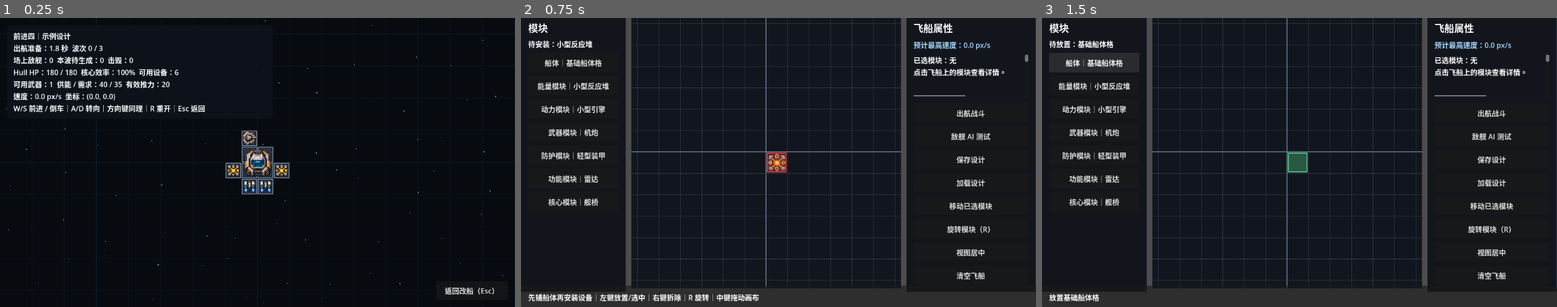
Above: before the commit, frames 1-3 (left to right).
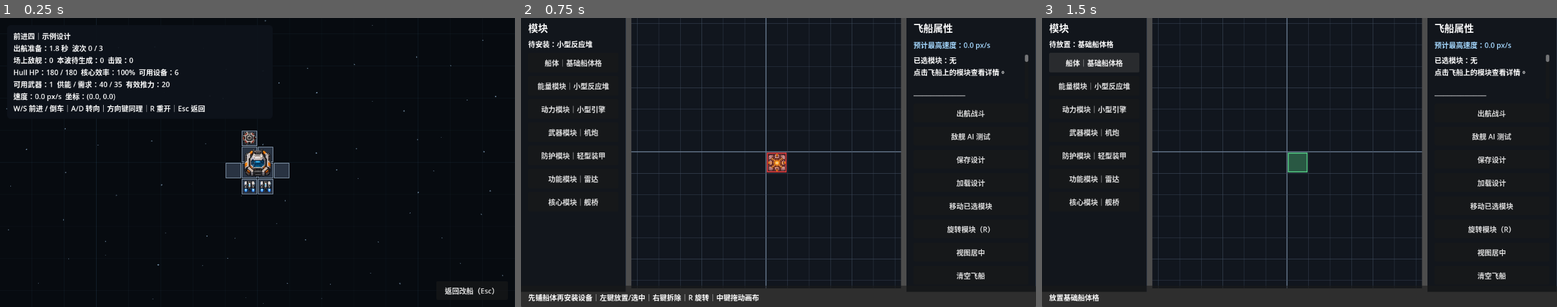
Above: after the commit, the same moments.

Repository: lqc19891229/AdvanceFour
Game: Godot game, scene res://game/combat/battle.tscn
Two runs of this game, one before a commit and one after it. Both use one fixed random seed, a clock stepped at 60 frames per second and the inputs below. This scene is started directly instead of the project's main scene.
Inputs:
- Up to frame 1 (0.25 s): no input
- Up to frame 2 (0.75 s): click "返回改船（Esc）" at 0.5 s
- Up to frame 3 (1.5 s): click "船体｜基础船体格" at 1.25 s

The runs differ from the first frame. In frame 1, 0.2% of the frame differs, in the area x 44-56%, y 39-56%; in frame 2, nothing differs; in frame 3, nothing differs.

Commit message:
Hide internal equipment behind battle appearance

Diff:
--- a/game/ship/runtime/ship_module_runtime.gd
+++ b/game/ship/runtime/ship_module_runtime.gd
@@ -12,11 +12,14 @@
 ) -> void:
 	module_instance = module
 	position = local_position
+	z_index = EquipmentAppearancePolicy.get_layer(module.definition)
 	_build_visual(pixel_size)
 	set_efficiency(1.0)
 
 func _build_visual(pixel_size: Vector2) -> void:
 	if module_instance == null or module_instance.definition == null:
+		return
+	if not EquipmentAppearancePolicy.should_show(module_instance.definition):
 		return
 	var texture := ModuleArtLibrary.get_base_texture(module_instance.definition)
 	if texture == null:
